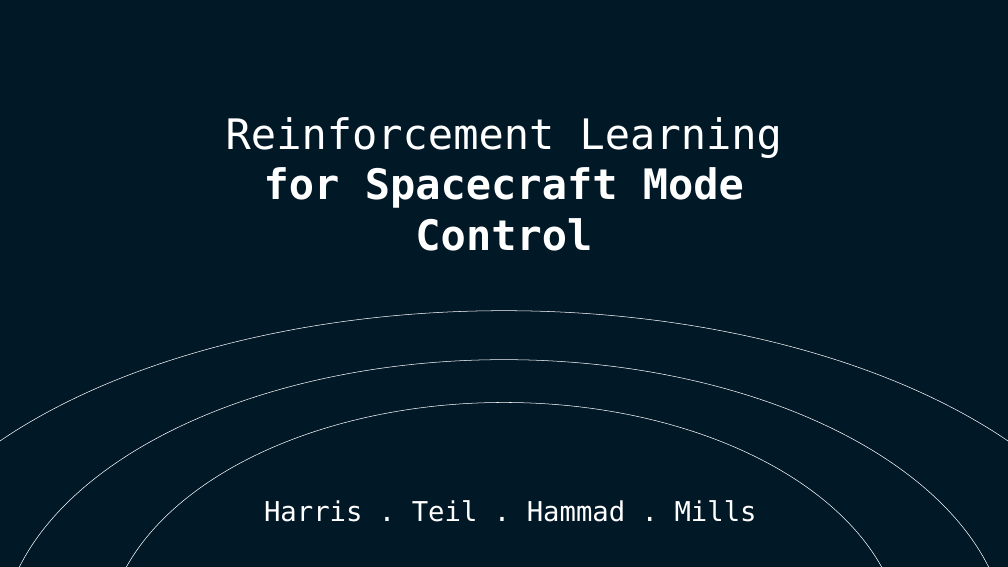
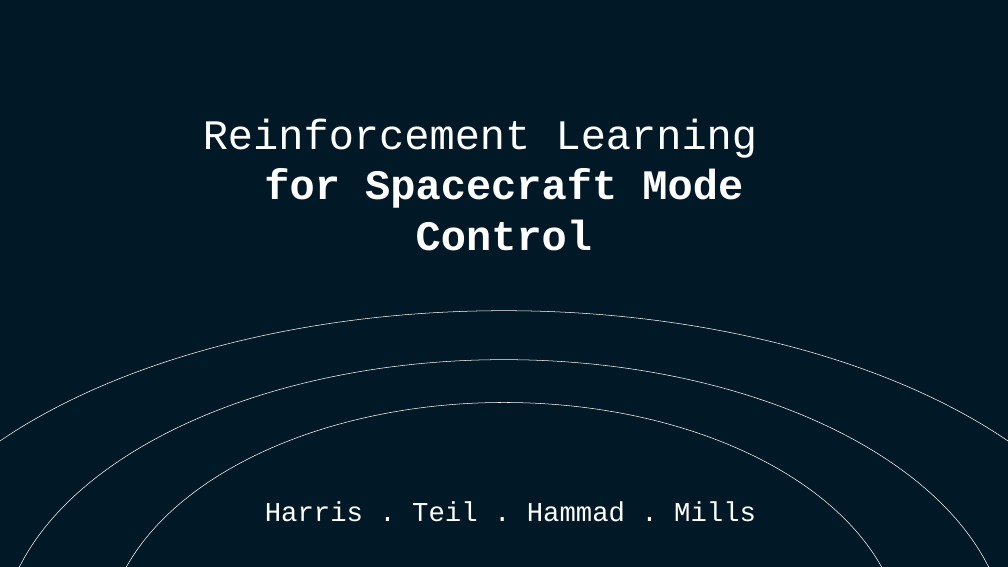
Before and after one commit to atharris/OrbitReinforcementLearning, a slide deck: slide 1 of presentation/midpoint.pptx. Drawn at 1008x567 pixels with LibreOffice and Linux fonts; fonts in the diff are those of the drawing. Boxes give left, top, right and bottom in pixels: in the first picture for what was removed or moved away, otherwise in the second. Text is boxed around its words. In the diff, an @@ line names an element or a change of style, - is before the commit and + after.

Commit message:
Modified midpoint.pptx with learning slide

```diff
--- a/presentation/midpoint.pptx
+++ b/presentation/midpoint.pptx
@@ text at [203,119,758,251]: text changed; font DejaVu Sans Mono to Courier New @@
-Reinforcement Learning
-for Spacecraft Mode Control
+Reinforcement Learning
+for Spacecraft Mode Control
@@ outline #FFFFFF 1 pt to #FFFFFF 0.99 pt in 3 elements at [105,403,903,567], [0,359,1008,567], [0,311,1008,567] @@
@@ text "Harris . Teil . Hammad ..." at [265,502,756,522]: font DejaVu Sans Mono to Courier New @@
```
Also in this commit, not shown: 2 other slides changed, 1 slide added, 1 slide removed.
